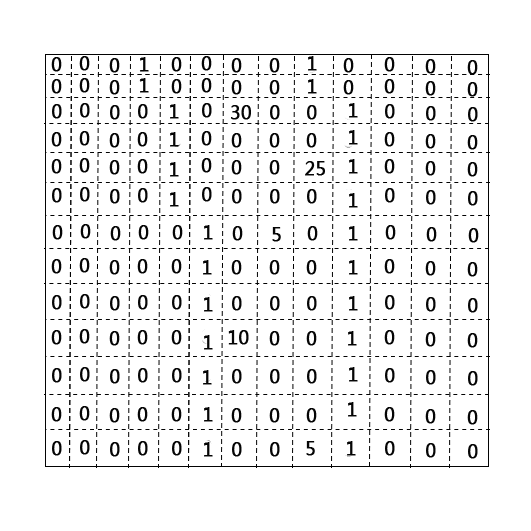
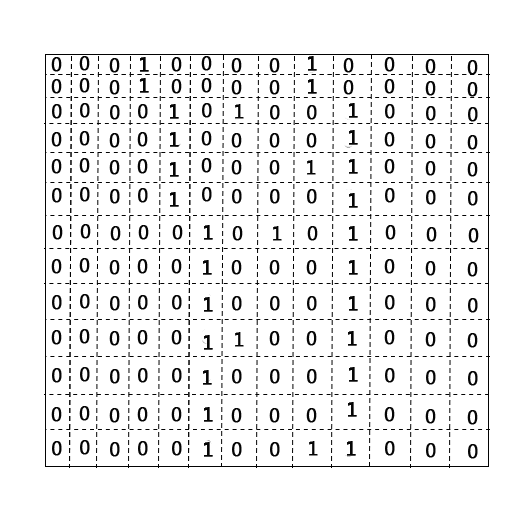
The second 531 × 531 image is a revision of the first. Changes to its layers:
hid "5" (in "组 7"), painted on it over (228, 105, 325, 456)
removed layer "10" (1st of 2, in "组 7") from group "组 7" over (228, 330, 249, 345)
removed layer "5" (2nd of 2, in "组 7") from group "组 7" over (272, 227, 281, 242)
removed layer "25" from group "组 7" over (305, 161, 325, 176)
removed layer "30" from group "组 7" over (231, 105, 251, 120)
showed "1 副本 28" over (140, 56, 358, 457)
